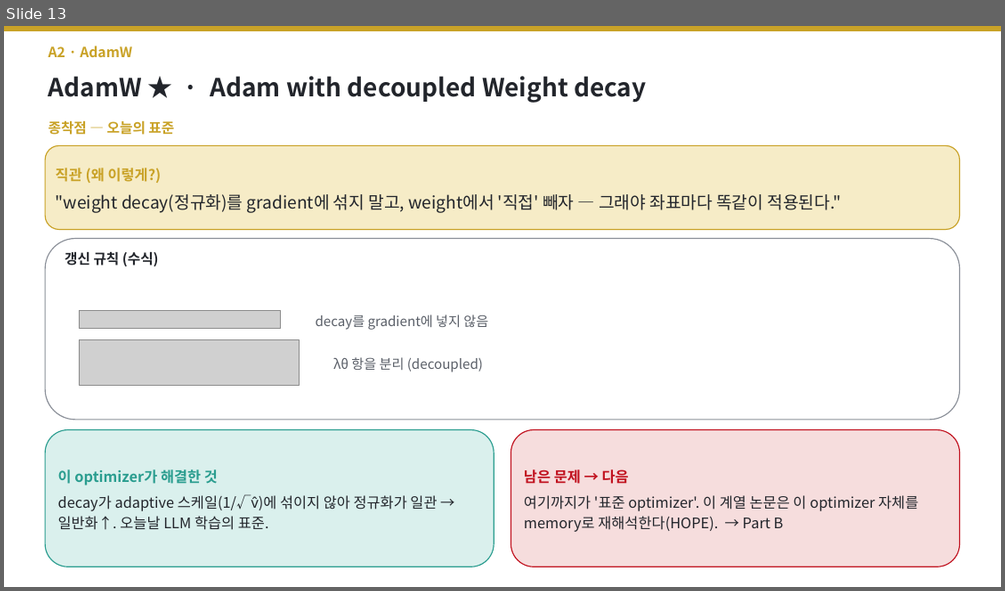
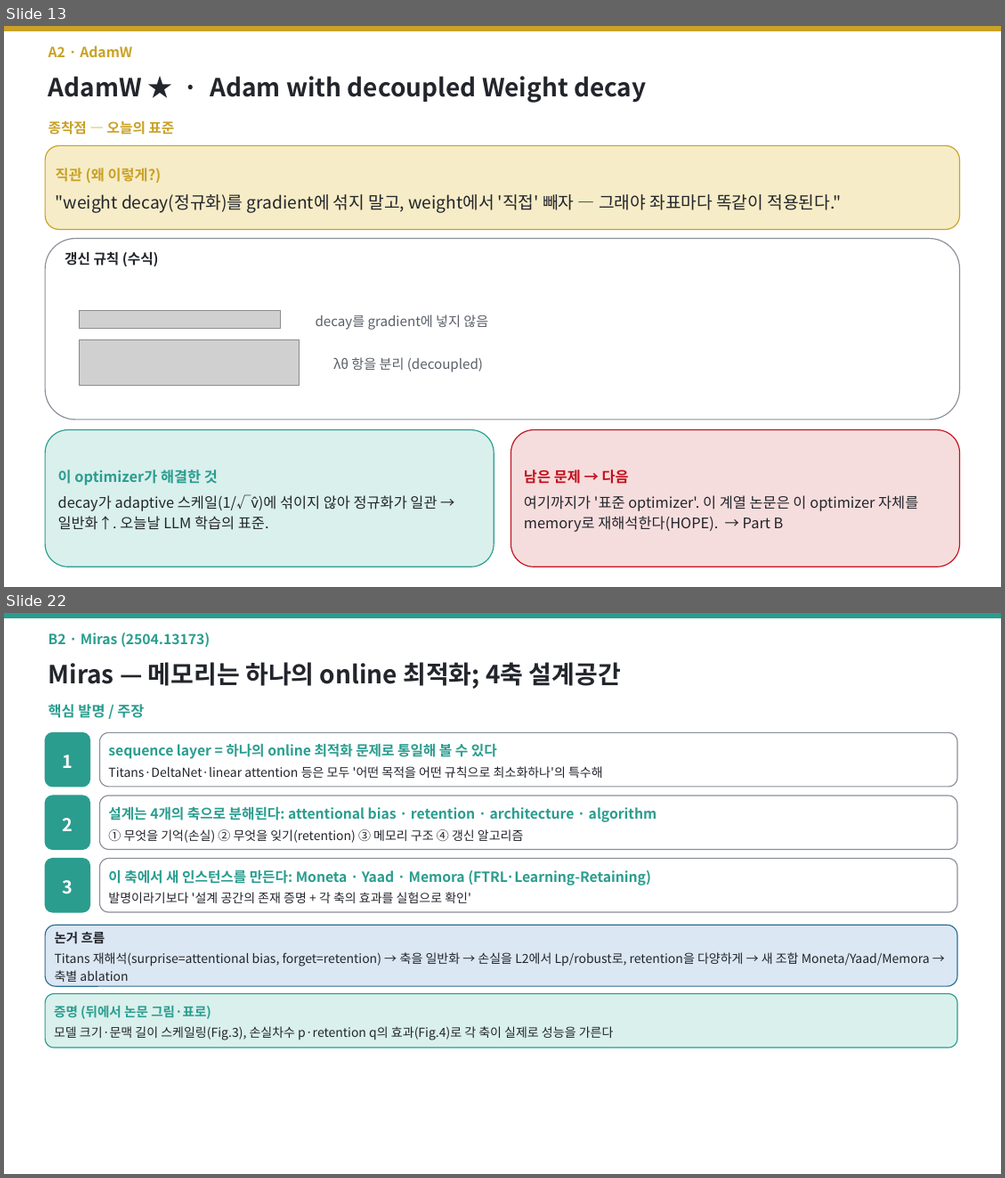
Before and after one commit to jimmylegendary/neural-memory-study, a slide deck: seminar/TTT-seminar.pptx. Shown one above the other, each under a label of ours: slide 13 before the commit, slides 13 and 22 after it; the slides between them are not shown. The pictures are 1005x591 and 1005x1178 pixels, drawn with LibreOffice and Linux fonts; fonts in the diff are those of the drawing; grey boxes stand for pictures. Boxes give left, top, right and bottom in pixels: in the first picture for what was removed or moved away, otherwise in the second. Text is boxed around its words. In the diff, an @@ line names an element or a change of style, - is before the commit and + after.

```diff
--- a/seminar/TTT-seminar.pptx
+++ b/seminar/TTT-seminar.pptx
@@ slide 22 added at bbox=[4, 613, 1001, 1174], background #FFFFFF @@
@@ rectangle added at bbox=[4, 613, 1001, 617], fill #2A9D8F, outline #2A9D8F 1 pt @@
@@ text added at bbox=[48, 633, 210, 647], 13.5 pt, text #2A9D8F, bold @@
+B2 · Miras (2504.13173)
@@ text added at bbox=[48, 662, 621, 689], 24 pt, text #22252B, bold @@
+Miras — 메모리는 하나의 online 최적화; 4축 설계공간
@@ text added at bbox=[48, 704, 144, 718], 14 pt, text #2A9D8F, bold @@
+핵심 발명 / 주장
@@ rounded rectangle added at bbox=[45, 732, 90, 787], fill #2A9D8F, outline #2A9D8F 1 pt, 17 pt, text #FFFFFF, bold @@
+1
@@ rounded rectangle added at bbox=[100, 732, 957, 787], fill #FFFFFF, outline #8A8F98 1 pt, 12 pt, text #22252B @@
+sequence layer = 하나의 online 최적화 문제로 통일해 볼 수 있다
+Titans·DeltaNet·linear attention 등은 모두 '어떤 목적을 어떤 규칙으로 최소화하나'의 특수해
@@ rounded rectangle added at bbox=[45, 795, 90, 850], fill #2A9D8F, outline #2A9D8F 1 pt, 17 pt, text #FFFFFF, bold @@
+2
@@ rounded rectangle added at bbox=[100, 795, 957, 850], fill #FFFFFF, outline #8A8F98 1 pt, 13.5 pt, text #2A9D8F, bold @@
+설계는 4개의 축으로 분해된다: attentional bias · retention · architecture · algorithm
+① 무엇을 기억(손실) ② 무엇을 잊기(retention) ③ 메모리 구조 ④ 갱신 알고리즘
@@ rounded rectangle added at bbox=[45, 859, 90, 912], fill #2A9D8F, outline #2A9D8F 1 pt, 17 pt, text #FFFFFF, bold @@
+3
@@ rounded rectangle added at bbox=[100, 859, 957, 912], fill #FFFFFF, outline #8A8F98 1 pt, 13.5 pt, text #2A9D8F, bold @@
+이 축에서 새 인스턴스를 만든다: Moneta · Yaad · Memora (FTRL·Learning-Retaining)
+발명이라기보다 '설계 공간의 존재 증명 + 각 축의 효과를 실험으로 확인'
@@ rounded rectangle added at bbox=[45, 925, 957, 986], fill #DBE7F3, outline #2A6F97 1 pt, 12 pt, text #22252B @@
+논거 흐름
+Titans 재해석(surprise=attentional bias, forget=retention) → 축을 일반화 → 손실을 L2에서 Lp/robust로, retention을 다양하게 → 새 조합 Moneta/Yaad/Memora → 축별 ablation
@@ rounded rectangle added at bbox=[45, 994, 957, 1047], fill #DAF0ED, outline #2A9D8F 1 pt, 12 pt, text #22252B @@
+증명 (뒤에서 논문 그림·표로)
+모델 크기·문맥 길이 스케일링(Fig.3), 손실차수 p·retention q의 효과(Fig.4)로 각 축이 실제로 성능을 가른다
```
Also in this commit, not shown: 22 other slides added, 15 other files.
